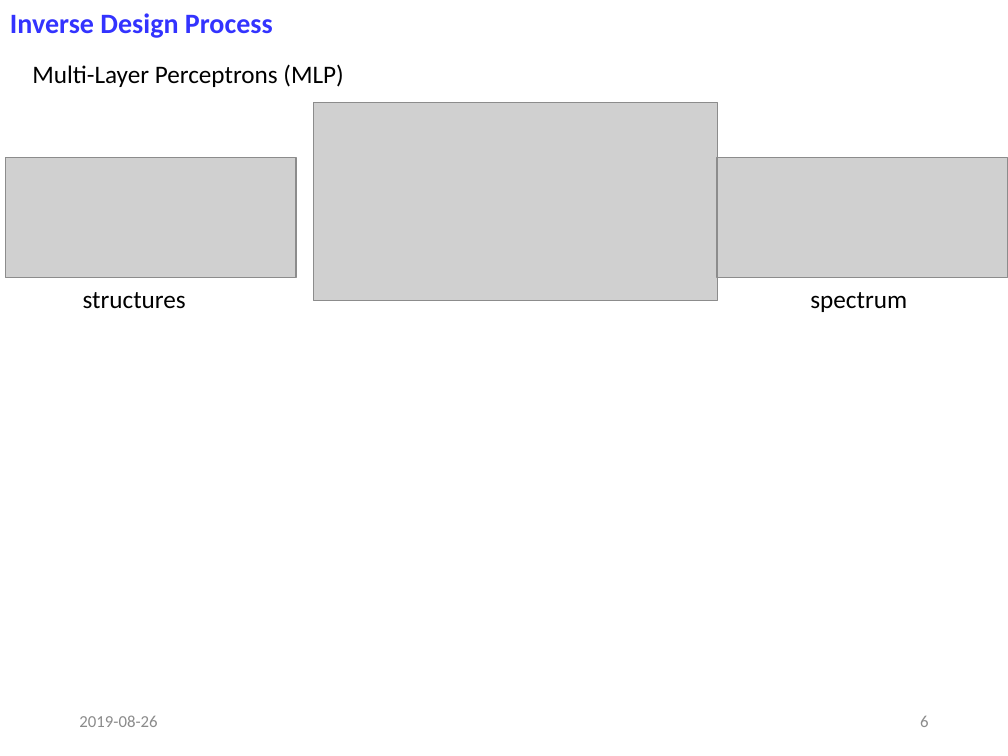
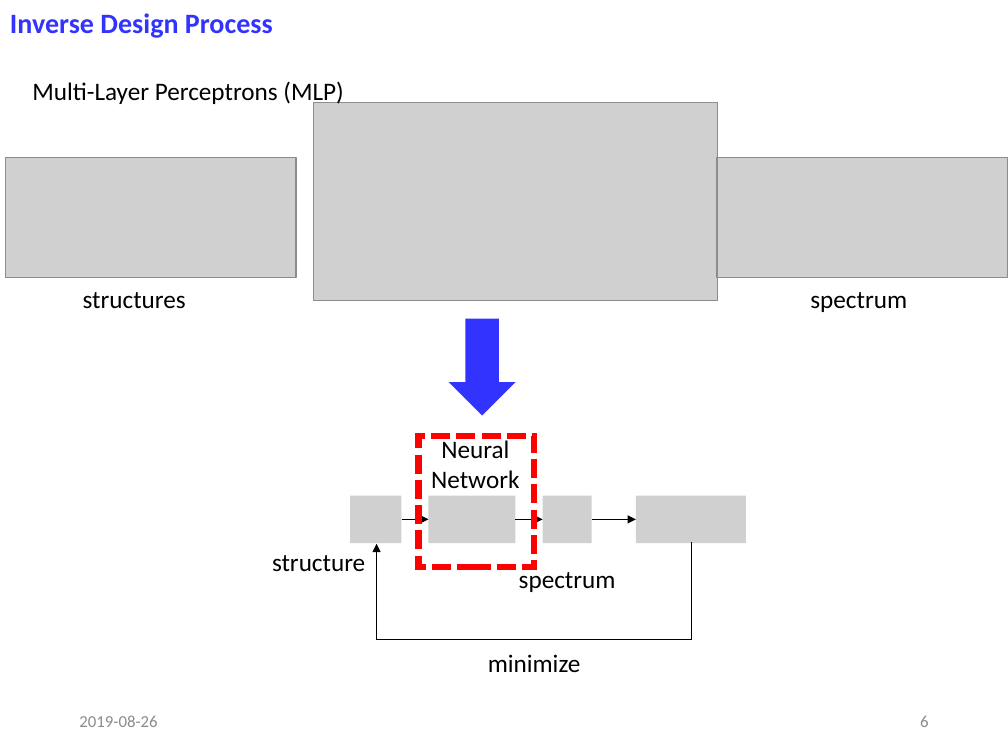
Before and after one commit to jglee96/NBTP_Lab, a slide deck: slide 6 of 랩미팅/201908/190826 (Jong).pptx. Drawn at 1008x756 pixels with LibreOffice and Linux fonts; fonts in the diff are those of the drawing; grey boxes stand for pictures. Boxes give left, top, right and bottom in pixels: in the first picture for what was removed or moved away, otherwise in the second. Text is boxed around its words. In the diff, an @@ line names an element or a change of style, - is before the commit and + after.

```diff
--- a/랩미팅/201908/190826 (Jong).pptx
+++ b/랩미팅/201908/190826 (Jong).pptx
@@ text "Multi-Layer Perceptrons (MLP)": place and size @@
-text "Multi-Layer Perceptrons (MLP)" at <box>32,64,343,87</box>
+text "Multi-Layer Perceptrons (MLP)" at <box>32,81,343,106</box>
@@ down arrow added at <box>449,319,515,415</box>, fill #3333FF @@
@@ rectangle added at <box>418,435,534,566</box>, outline #FF0000 4.5 pt dashed @@
@@ text added at <box>431,438,519,488</box>, 18 pt, text #000000 @@
+Neural
+Network
@@ picture added at <box>350,496,401,543</box> @@
@@ picture added at <box>428,496,515,543</box> @@
@@ picture added at <box>542,496,592,543</box> @@
@@ picture added at <box>636,496,746,543</box> @@
@@ arrow added from (401, 519) to (428, 519), #000000 0.5 pt @@
@@ arrow added from (515, 519) to (542, 519), #000000 0.5 pt @@
@@ arrow added from (592, 519) to (636, 519), #000000 0.5 pt @@
@@ text added at <box>272,555,365,572</box>, 18 pt, text #000000 @@
+structure
@@ elbow arrow added from (691, 542) to (377, 544), #000000 0.5 pt @@
@@ text added at <box>519,567,616,592</box>, 18 pt, text #000000 @@
+spectrum
@@ text added at <box>488,654,581,672</box>, 18 pt, text #000000 @@
+minimize
```
Also in this commit, not shown: 1 other slide changed, 4 other files.
